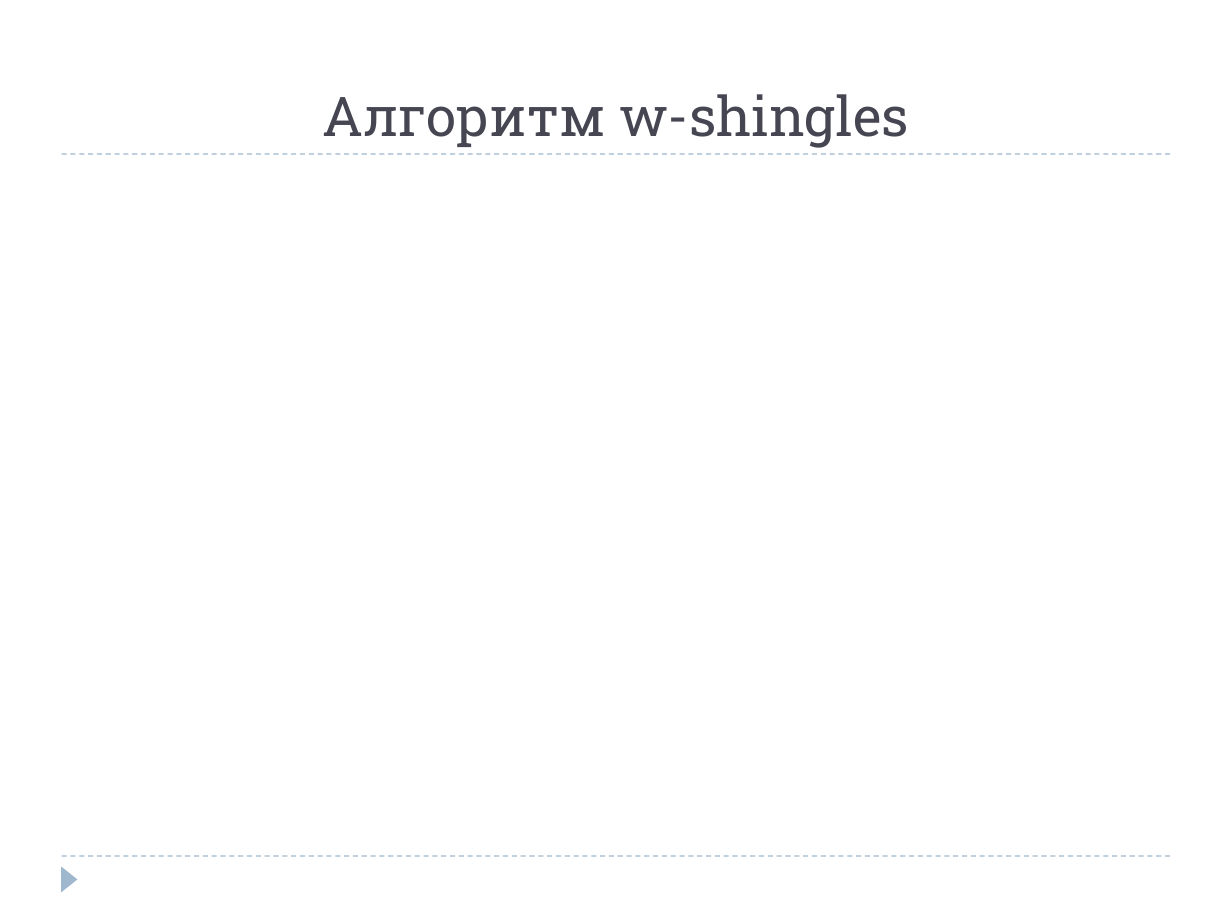
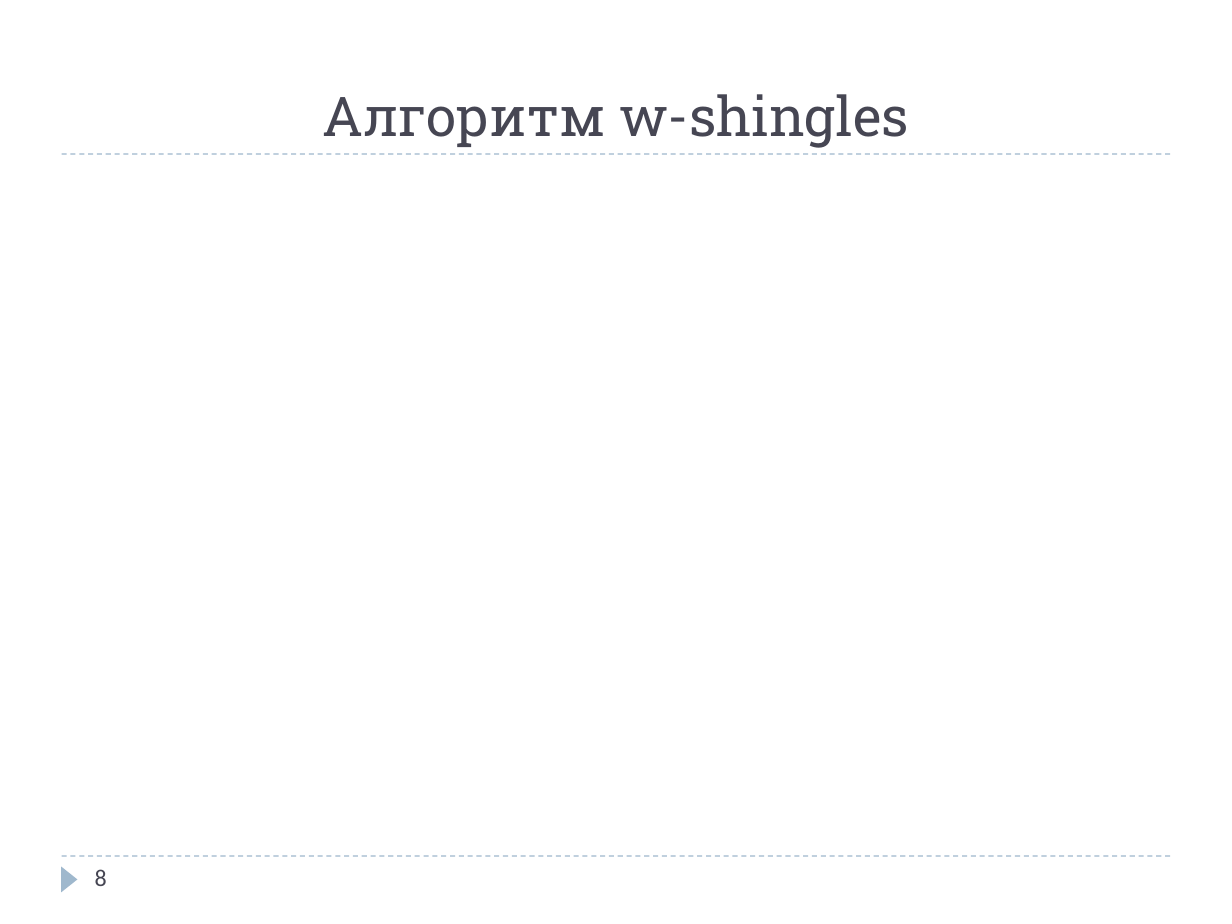
Before and after one commit to Blooof/bach, a slide deck: slide 8 of final/Defence.pptx. Drawn at 1232x924 pixels with LibreOffice and Linux fonts; fonts in the diff are those of the drawing; grey boxes stand for pictures. Boxes give left, top, right and bottom in pixels: in the first picture for what was removed or moved away, otherwise in the second. Text is boxed around its words. In the diff, an @@ line names an element or a change of style, - is before the commit and + after.

```diff
--- a/final/Defence.pptx
+++ b/final/Defence.pptx
@@ page number added at (95,869,107,886), 14 pt, text #464653 @@
+8
```
Also in this commit, not shown: 7 other slides changed.
